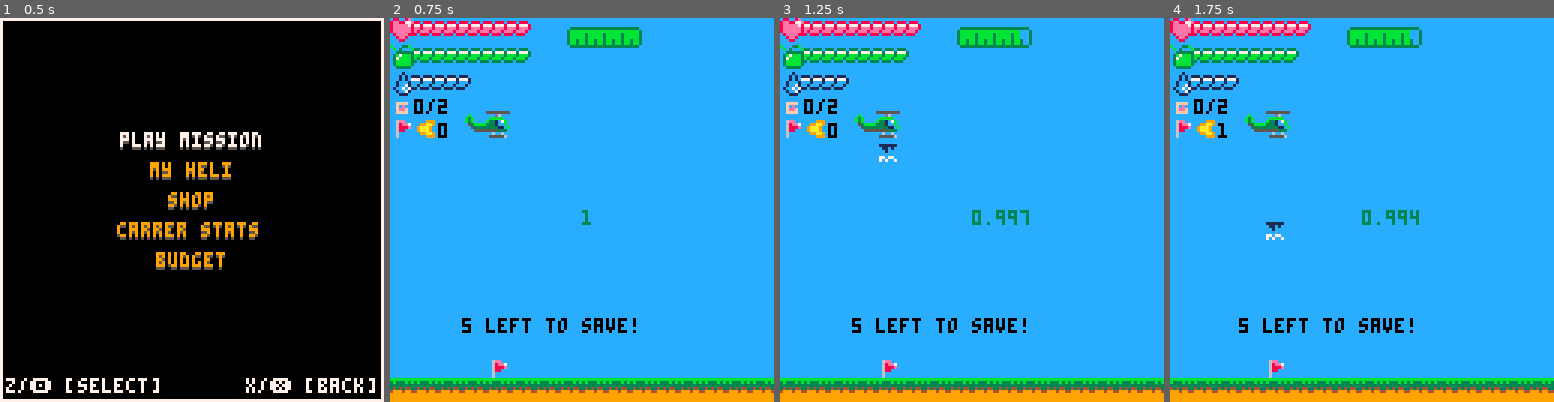
Above: before the commit, frames 1-4 (left to right).
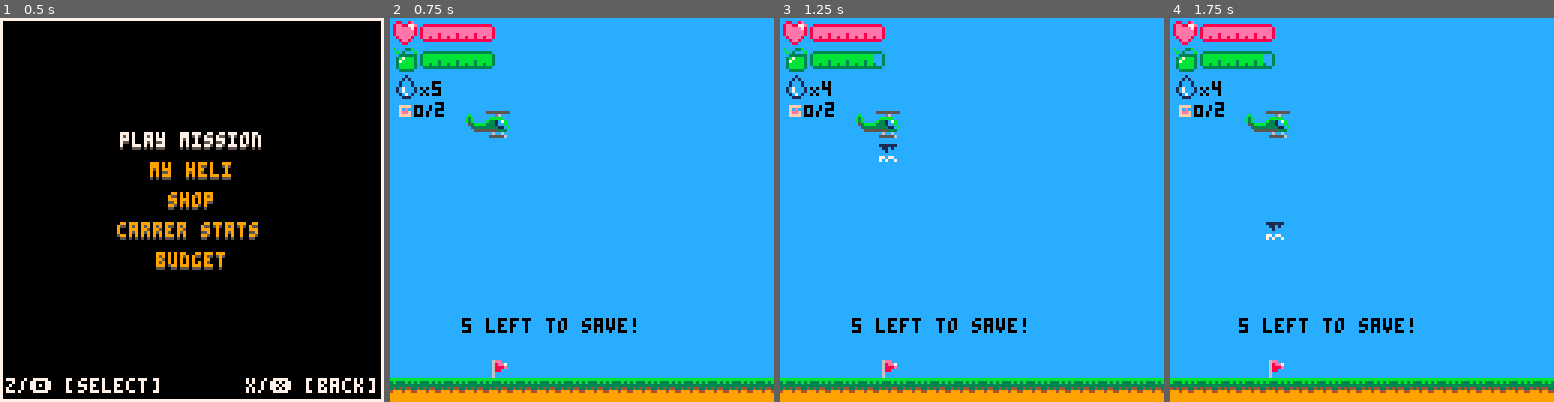
Above: after the commit, the same moments.

Repository: NinetiesPaul/PicoRescue
Game: PICO-8 cartridge picorescue.p8
The game is run twice, just before and just after one commit, with the same random seed, the same clock (stepped at 60 frames per second) and the same inputs.
Inputs:
- Up to frame 1 (0.5 s): tap X (X key) at 0.33 s
- Up to frame 2 (0.75 s): tap O (Z key) at 0.7 s
- Up to frame 3 (1.25 s): tap X (X key) at 1.07 s
- Up to frame 4 (1.75 s): hold Right from 1.6 s (still down); tap O (Z key) at 1.7 s

Frame 1 is identical in both runs. In frame 2, 5.0% of the frame differs, in the area x 0-66%, y 0-54%; in frame 3, 4.9%; in frame 4, 4.9%.

Commit message:
ui changes

Diff:
--- a/picorescue.p8
+++ b/picorescue.p8
@@ -235,19 +235,23 @@
 			spr(001,player.x,player.y+i*8)
 		end
 
-		for i = 0, player.rotor_health-1 do
-			spr(049,4+i*4,0)
-		end
-		spr(16,0,0)
-
-		for i = 0, player.rotor_fuel-1 do
-			spr(050,4+i*4,9)
-		end
-		spr(0,0,9)
-
-		pal(8,3)
-		pal(14,11)
-		-- player.rotor_fuel/player.max_rotor_fuel
+		health = player.rotor_health/player.max_rotor_health
+
+		rotor_health_bar_length = (health == 1) and 22 or
+		(health > 0.87 and health < 1) and 19 or
+		(health > 0.75 and health < 0.87) and 16 or
+		(health > 0.62 and health < 0.75) and 13 or
+		(health > 0.5 and health < 0.62) and 10 or
+		(health > 0.37 and health < 0.5) and 7 or
+		(health > 0.25 and health < 0.37) and 4 or
+		(health > 0.12 and health < 0.25) and 1
+		or 0
+
+		spr(16,1,1)
+		rectfill(11,2,11 + rotor_health_bar_length,6, 14)
+		spr(028, 10, 0, 4, 1)
+
+
 		fuel_usage = player.rotor_fuel/player.max_rotor_fuel
 
 		rotor_fuel_bar_length = (fuel_usage == 1) and 22 or
@@ -260,24 +264,32 @@
 		(fuel_usage > 0.12 and fuel_usage < 0.25) and 1
 		or 0
 
-		print(fuel_usage, 64, 64, 3)
-
-		rectfill(60,4,60 + rotor_fuel_bar_length,8, 14)
-		spr(028, 59, 2, 4, 4)
+		spr(0,1,10)
+		pal(8,3)
+		pal(14,11)
+		rectfill(11,11,11 + rotor_fuel_bar_length,15, 14)
+		spr(028, 10, 9, 4, 1)
 		pal()
 
-		for i = 0, player.water_cap-1 do
-			spr(051,4+i*4,18)
-		end
-		spr(048,0,18)
-
-		spr(032,0,26)
-		print(player.occup .. "/" .. player.max_occup,8,27,0)
-
-		spr(006,0,32)
+		spr(048,1,19)
+		pal(7,0)
+		spr(045,9,19)
+		pal()
+		print(player.water_cap, 14, 21, 0)
+
+		spr(032,1,27)
+		pal(7,0)
+		occup_spr = (player.occup == 0) and 060 or
+		(player.occup == 1) and 061 or 062
+		spr(occup_spr,7,25)
+		pal()
+		print(player.max_occup,15,28,0)
+
+
+		--[[ spr(006,0,32)
 		arrow_flip = (drop_off_x > player.x) and true or false
 		spr(037, 8 , 33, 1, 1, arrow_flip, false)
-		print(abs(flr(drop_off_x - player.x)), 16, 35)
+		print(abs(flr(drop_off_x - player.x)), 16, 35) ]]--
 
 		i=0
 		for civ in all(civ_pcs) do
@@ -971,29 +982,29 @@
 03bbbbb300d00d000000b00000000000006006000060060000600000005655555555555005655650000000000060060000000000005005000000000000000000
 0033333000dddd000000d00000000000055555600050050000600000000515515115150000511500000000000555556000000000011111500000000000000000
 088008e0bbbbbbbb0000000000000000000000000004200000b3b300777777770000000099aaaaa900b00000000d600000000000000000000000000000000000
-8ee8877e3b333b3b0000999000000000000000000004200003b33b30c7ccc7c70000000099aaaaa90b3b0000bbbbbb0008888888888888888888888800000000
-8eeeee78333333330099aa900707007000000000000420003b3bb3331cc1c1cc0000000099aaaaa90b3b000b3331c7b080000000000000000000000080000000
-8eeeeee83434344309aaa900077c77c00000000000042000b3bb33b3111c1c110002900099aaaaa90053bbb33331ccb080000080000080000080000080000000
-8eeeeee8499949940099aa900cccccc000000000000420003b33b333c1c1c1cc0029990099aaaaa900053333333311cb80000080000080000080000080000000
-08eeee8099999999000099900cc1ccc000000000000440003b3b33b3111111110299a99099aaaaa9000055555555333080080080080080080080080080000000
+8ee8877e3b333b3b0000999000000000000000000004200003b33b30c7ccc7c70000000099aaaaa90b3b0000bbbbbb0000000000000000000000000000000000
+8eeeee78333333330099aa900707007000000000000420003b3bb3331cc1c1cc0000000099aaaaa90b3b000b3331c7b008888888888888888888888800000000
+8eeeeee83434344309aaa900077c77c00000000000042000b3bb33b3111c1c110002900099aaaaa90053bbb33331ccb080000000000000000000000080000000
+8eeeeee8499949940099aa900cccccc000000000000420003b33b333c1c1c1cc0029990099aaaaa900053333333311cb80000000000000000000000080000000
+08eeee8099999999000099900cc1ccc000000000000440003b3b33b3111111110299a99099aaaaa9000055555555333080000080000080000080000080000000
 008ee80099999999000000000c11c1c0000000000042420033b3b33311111111299aaa9999aaaaa9000000000060060080080080080080080080080080000000
 000880009999999900000000011111100000000004222220033333301111111199aaaaa999aaaaa9000000000555556008888888888888888888888800000000
 0000000000ffff0000ffff0000ffff0000ffff0000000000006d5076766635500000000066777776000000001111111100000000000000000000000000000000
 0000000000fcec00f0fcec0ff0fcec0000fcec0f00009990067cc5bbbbbbb3350000000066777776000000003133313100000000000000000000000000000000
 00ffff0000feef0050feef0550feef0000feef050099aa900dccc5bbbbbb33350000000066777776000000003333333300000000000000000000000000000000
 00fcec00055dd550055dd550055dd550055dd55009aaa90066ddd6ddbbb333350005600066777776000000003434344300000000000000000000000000000000
-00feef005055550500555500005555055055550009aaa90066666653333333350056660066777776000000004444444400000000000000000000000000000000
-00ffff00f0f55f0f00f55f0000f55ffffff55f000099aa90d666d1533336d1310566766066777776000000004444444400000000000000000000000000000000
-0000000000f00f0000f00f0000f000f00f000f0000009990055dd151155dd1505667776666777776000000004444444400000000000000000000000000000000
+00feef005055550500555500005555055055550009aaa90066666653333333350056660066777776000000004444444400000000070700000000000000000000
+00ffff00f0f55f0f00f55f0000f55ffffff55f000099aa90d666d1533336d1310566766066777776000000004444444400000000007000000000000000000000
+0000000000f00f0000f00f0000f000f00f000f0000009990055dd151155dd1505667776666777776000000004444444400000000070700000000000000000000
 0000000000f00f0000f00f0000f0000000000f000000000000011100000111006677777666777776000000004444444400000000000000000000000000000000
 000010000000000000000000000000000000000000000000006d50767666355000000000000000000000000000dddd0000000000000000000000000000000000
 0001c1000008880000033300000111000000000000000000067cc5ccccccc11500000000000900000000000000d1210000000000000000000000000000000000
-0001c10000077780000777300007771000000000000000000dccc5cccccc11150a0a00a000aa00000a00000000d22d0000000000000000000000000000000000
+001ccc1000077780000777300007771000000000000000000dccc5cccccc11150a0a00a000aa00000a00000000d22d0000000000000000000000000000000000
 001ccc10000eee80000bbb30000ccc10000000000000000066ddd6ddccc1111509aaa99000a9a09009aa0000055dd55000000000000000000000000000000000
-001cc71000eee80000bbb30000ccc100000000000000000066666651111111150aa9aaa00aaaaaa00aa9a0a05055550500000000000000000000000000000000
-01cc7c710088800000333000001110000000000000000000d666d1511116d115099899900989a8900a99aaa0d0d55d0d00000000000000000000000000000000
-001cc7100000000000000000000000000000000000000000055dd155555dd15009889890088a9890098999a000d00d0000000000000000000000000000000000
-000111000000000000000000000000000000005555555555000111000001110008888880098898800888989000d00d0000000000000000000000000000000000
+01c7ccc100eee80000bbb30000ccc100000000000000000066666651111111150aa9aaa00aaaaaa00aa9a0a05055550507770070077000700777007000000000
+01c7ccc10088800000333000001110000000000000000000d666d1511116d115099899900989a8900a99aaa0d0d55d0d07070070007000700077007000000000
+001c7c100000000000000000000000000000000000000000055dd155555dd15009889890088a9890098999a000d00d0007070700007007000700070000000000
+000111000000000000000000000000000000005555555555000111000001110008888880098898800888989000d00d0007770700077707000777070000000000
 06006000060060000600000000000000000000000000000000000000000000000000000000000000000000000000000000000000000000000000000000000000
 00600060006000600060006000000000000000000000000000000000000000000000000000000000000000000000000000000000000000000000000000000000
 06060606060000060000000600000000000000000000000000000000000000000000000000000000000000000000000000000000000000000000000000000000
Not shown, changed: the thumbnail (__label__) section of picorescue.p8
